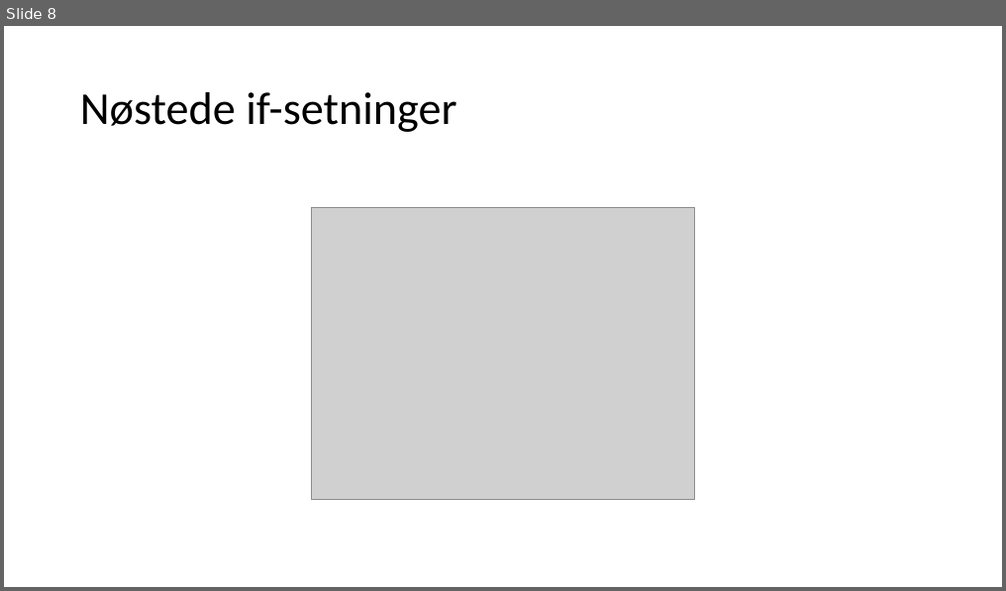
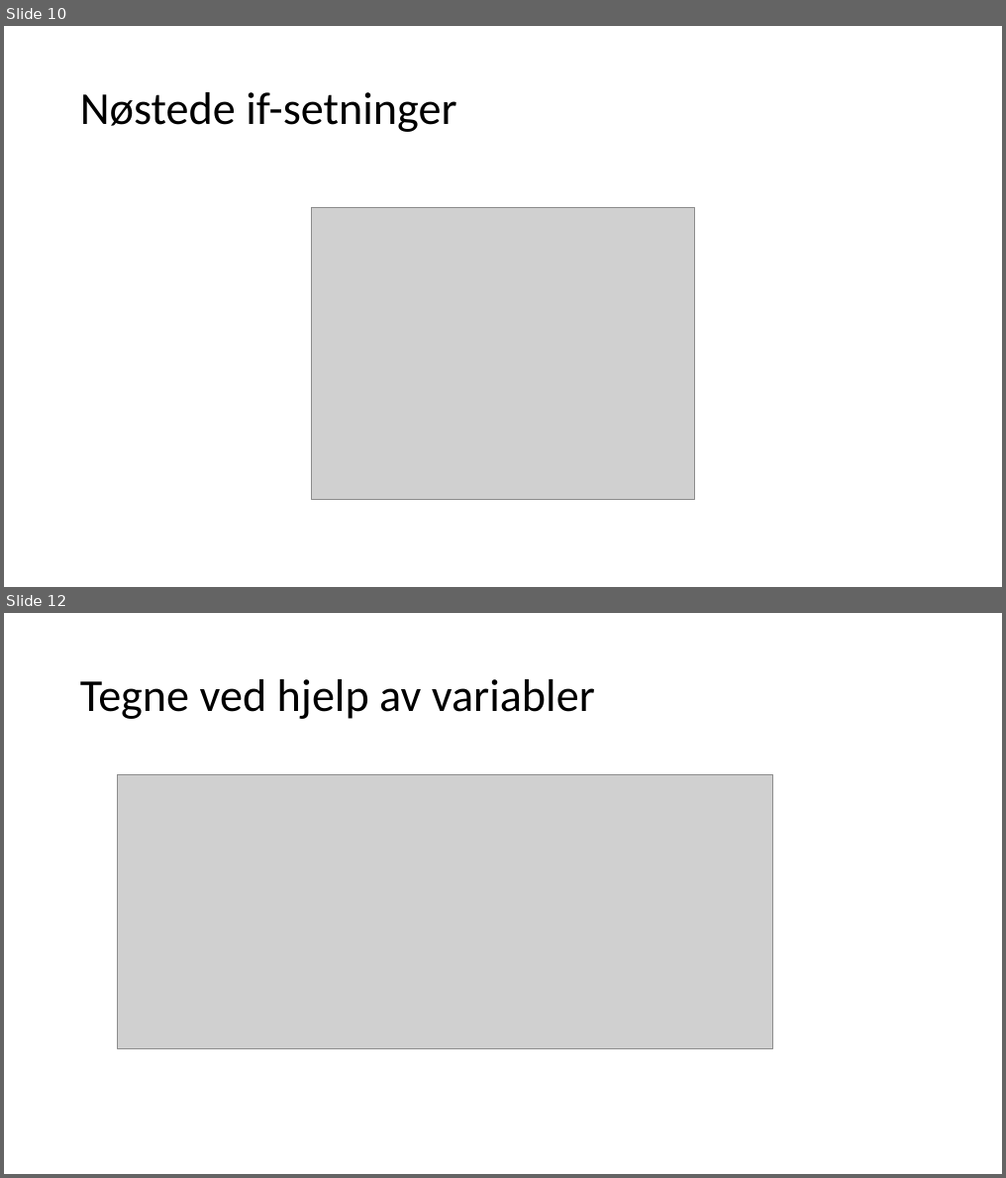
Before and after one commit to AizanM/IT2, a slide deck: Uke 36/Uke 36.pptx. Shown one above the other, each under a label of ours: slide 8 before the commit, slides 10 and 12 after it; the slides between them are not shown. The pictures are 1006x591 and 1006x1178 pixels, drawn with LibreOffice and Linux fonts; fonts in the diff are those of the drawing; grey boxes stand for pictures. Boxes give left, top, right and bottom in pixels: in the first picture for what was removed or moved away, otherwise in the second. Text is boxed around its words. In the diff, an @@ line names an element or a change of style, - is before the commit and + after.

```diff
--- a/Uke 36/Uke 36.pptx
+++ b/Uke 36/Uke 36.pptx
@@ slide 12 added at [4, 613, 1002, 1174], background #FFFFFF @@
@@ title added at [80, 679, 595, 719], 44 pt, text #000000 @@
+Tegne ved hjelp av variabler
@@ picture added at [118, 774, 773, 1049] @@
@@ what was slide 8 is now slide 10 @@
```
Also in this commit, not shown: 2 slides changed, 5 other slides added, 21 other files.
